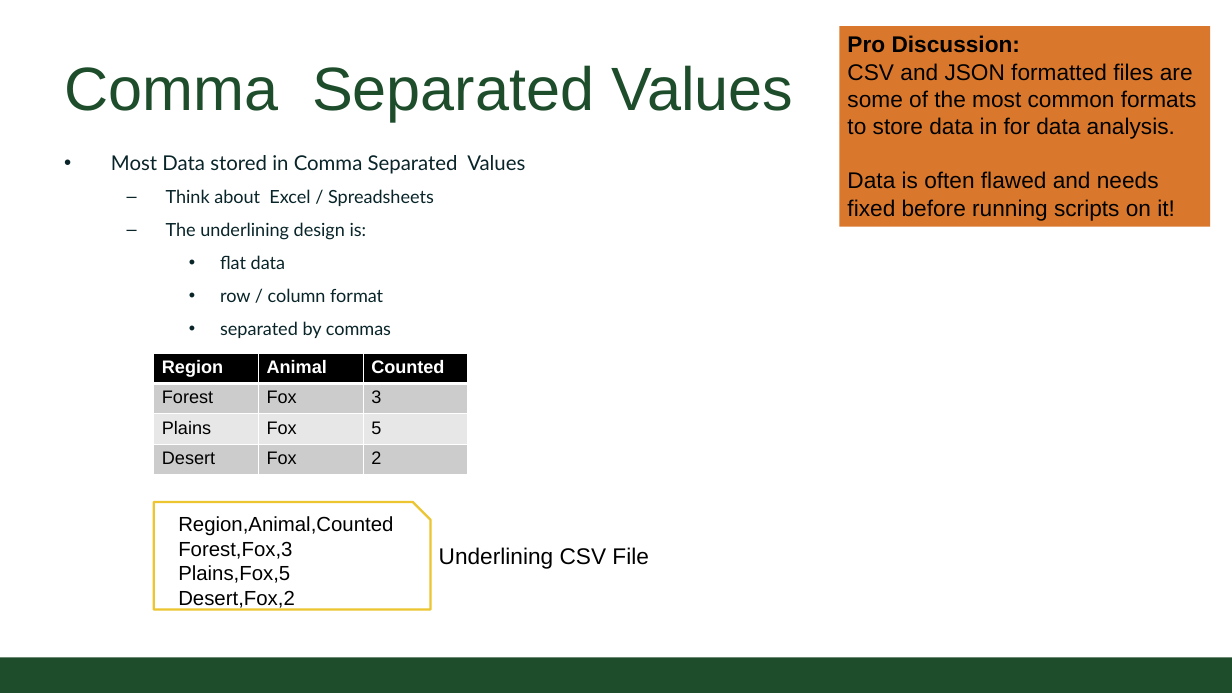
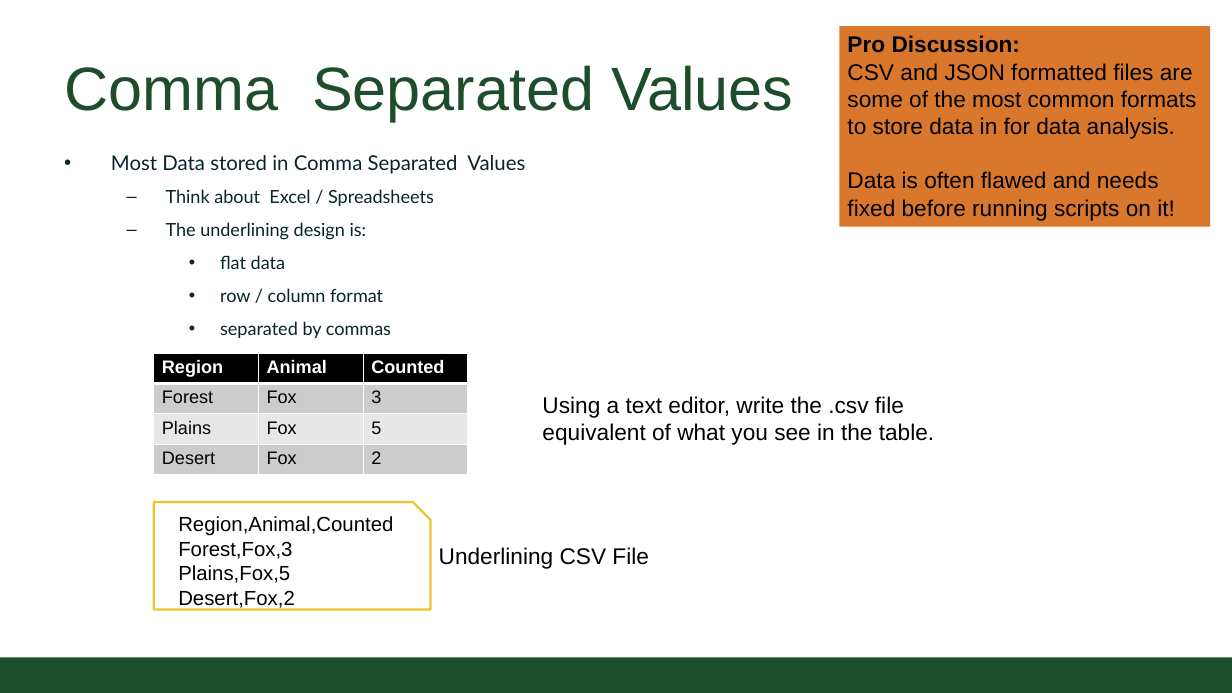
Before and after one commit to CSU-CS150B/handouts, a slide deck: slide 8 of Slides/On-Campus/06_02_FilesCSV.pptx (slide 6 before the commit). Drawn at 1232x693 pixels with LibreOffice and Linux fonts; fonts in the diff are those of the drawing; background and template pictures are left out. Boxes give left, top, right and bottom in pixels: in the first picture for what was removed or moved away, otherwise in the second. Text is boxed around its words. In the diff, an @@ line names an element or a change of style, - is before the commit and + after.

```diff
--- a/Slides/On-Campus/06_02_FilesCSV.pptx
+++ b/Slides/On-Campus/06_02_FilesCSV.pptx
@@ text added at <box>542,396,934,445</box>, 20 pt, text #000000 @@
+Using a text editor, write the .csv file equivalent of what you see in the table.
```
Also in this commit, not shown: 3 other slides changed, 2 slides added.
